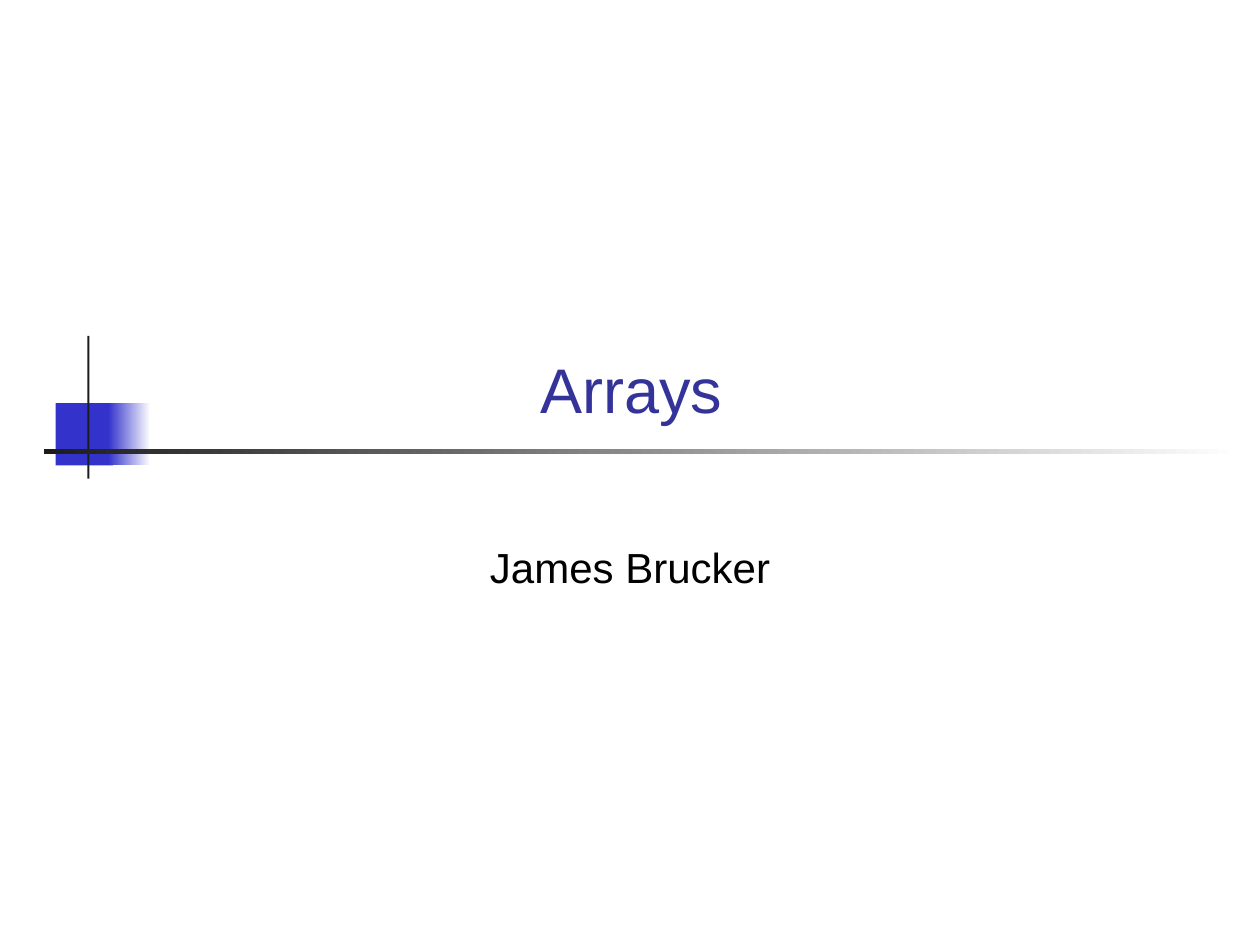
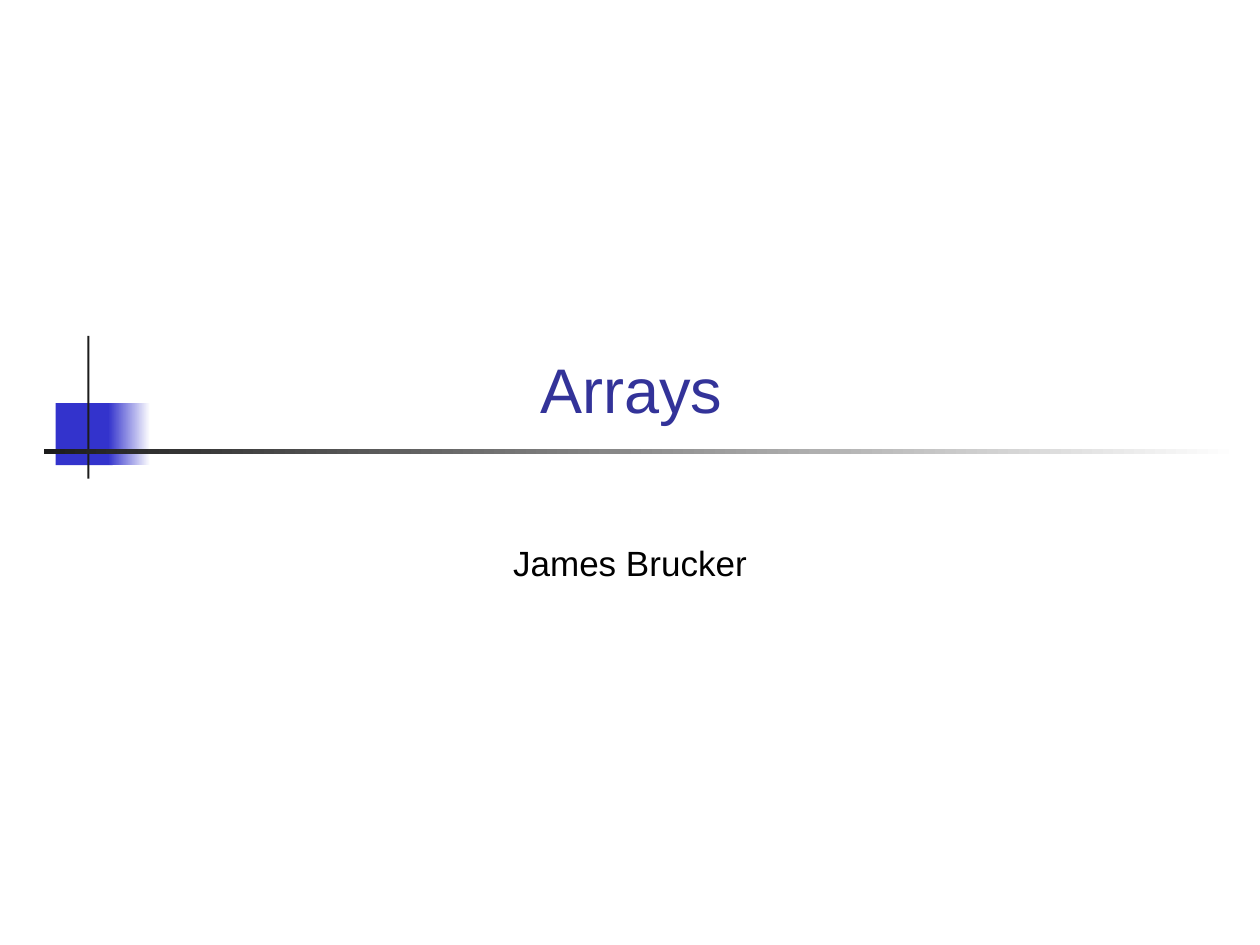
Before and after one commit to cpske/programming1, a slide deck: slide 1 of java-basics/17-Arrays.ppt. Drawn at 1260x945 pixels with LibreOffice and Linux fonts; fonts in the diff are those of the drawing. Boxes give left, top, right and bottom in pixels: in the first picture for what was removed or moved away, otherwise in the second. Text is boxed around its words. In the diff, an @@ line names an element or a change of style, - is before the commit and + after.

```diff
--- a/java-basics/17-Arrays.ppt
+++ b/java-basics/17-Arrays.ppt
@@ subtitle "James Brucker" at (513, 550, 747, 577): size 24 to 20 pt @@
```
Also in this commit, not shown: 3 other slides changed, 2 other files.
